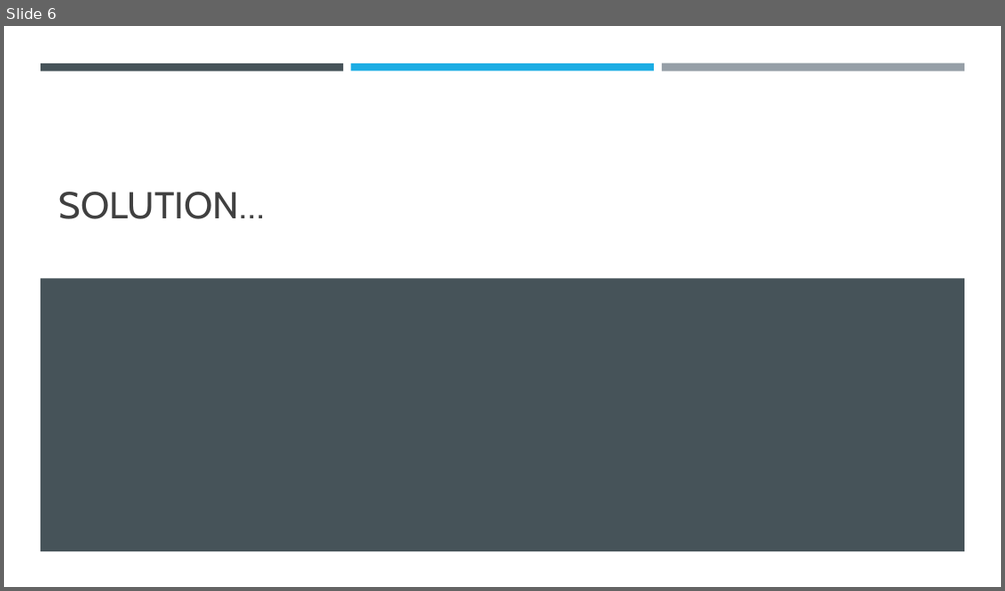
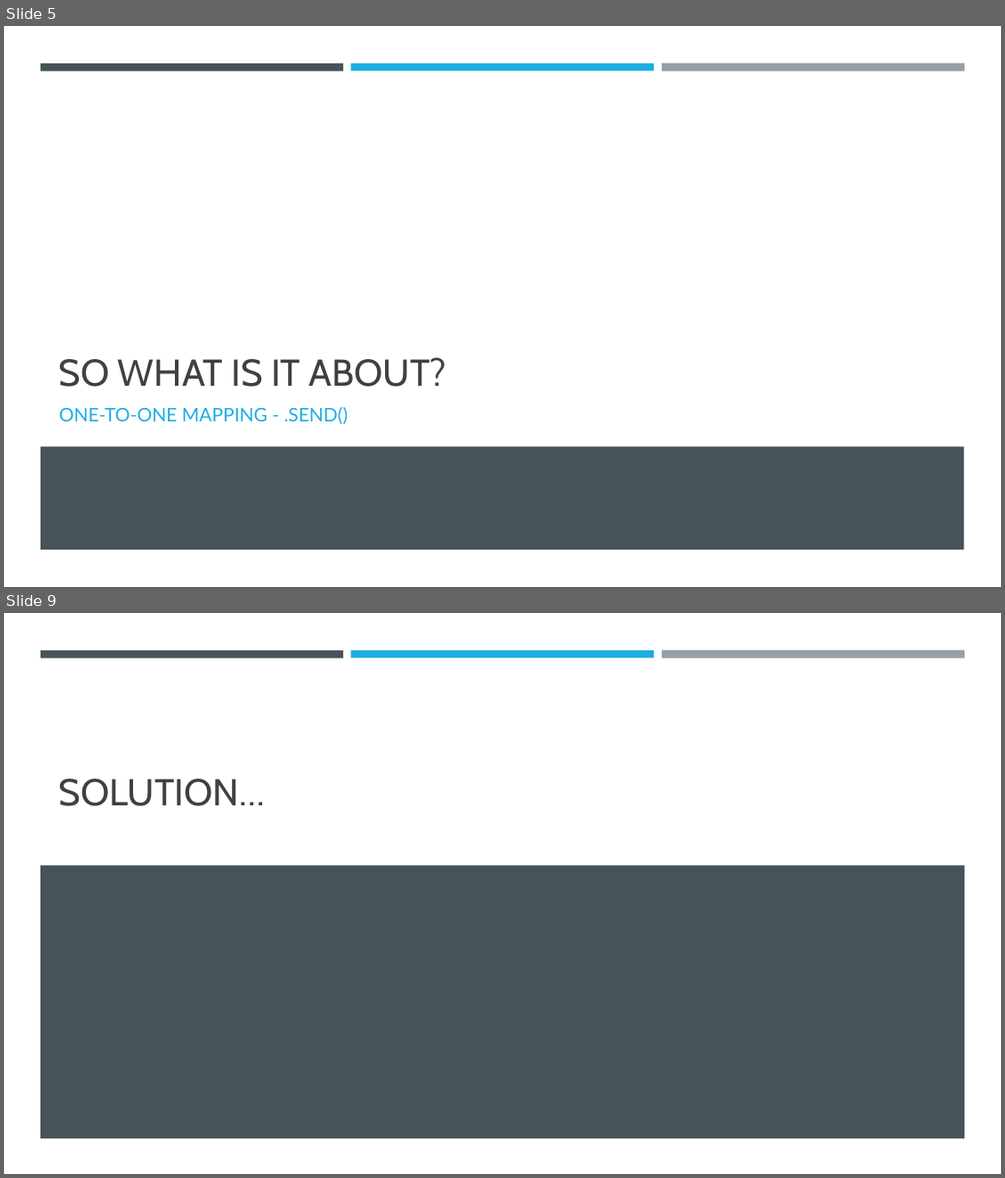
Before and after one commit to vesou/MediatRDemo, a slide deck: How to decouple your code.pptx. Shown one above the other, each under a label of ours: slide 6 before the commit, slides 5 and 9 after it; the slides between them are not shown. The pictures are 1005x591 and 1005x1178 pixels, drawn with LibreOffice and Linux fonts; fonts in the diff are those of the drawing. Boxes give left, top, right and bottom in pixels: in the first picture for what was removed or moved away, otherwise in the second. Text is boxed around its words. In the diff, an @@ line names an element or a change of style, - is before the commit and + after.

```diff
--- a/How to decouple your code.pptx
+++ b/How to decouple your code.pptx
@@ slide 5 added at box(4, 26, 1001, 587), background #FFFFFF; not listed: 3 template elements that a slide beside it also shows @@
@@ title added at box(59, 357, 447, 386), 36 pt, text #404040 @@
+SO WHAT IS IT ABOUT?
@@ text added at box(59, 407, 348, 424), 18 pt, text #1CADE4 @@
+ONE-TO-ONE MAPPING - .SEND()
@@ rectangle added at box(40, 446, 964, 549), fill #465359 @@
@@ what was slide 6 is now slide 9 @@
```
Also in this commit, not shown: 5 slides changed, 6 other slides added, 2 slides removed.
